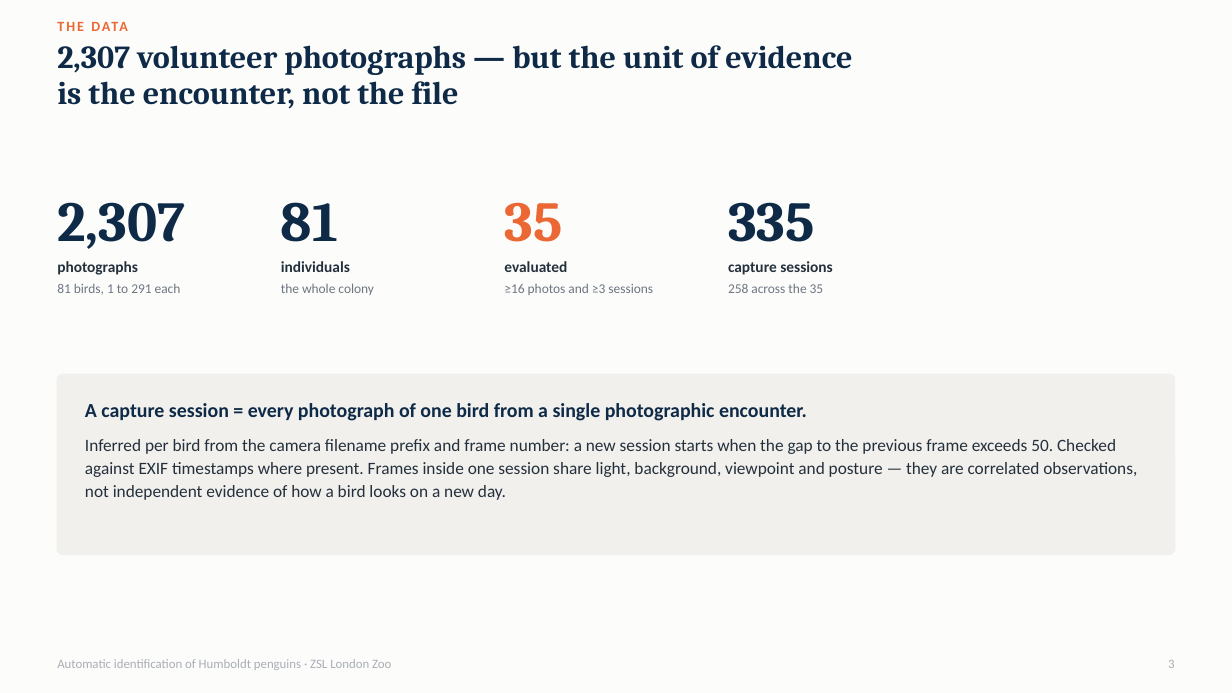
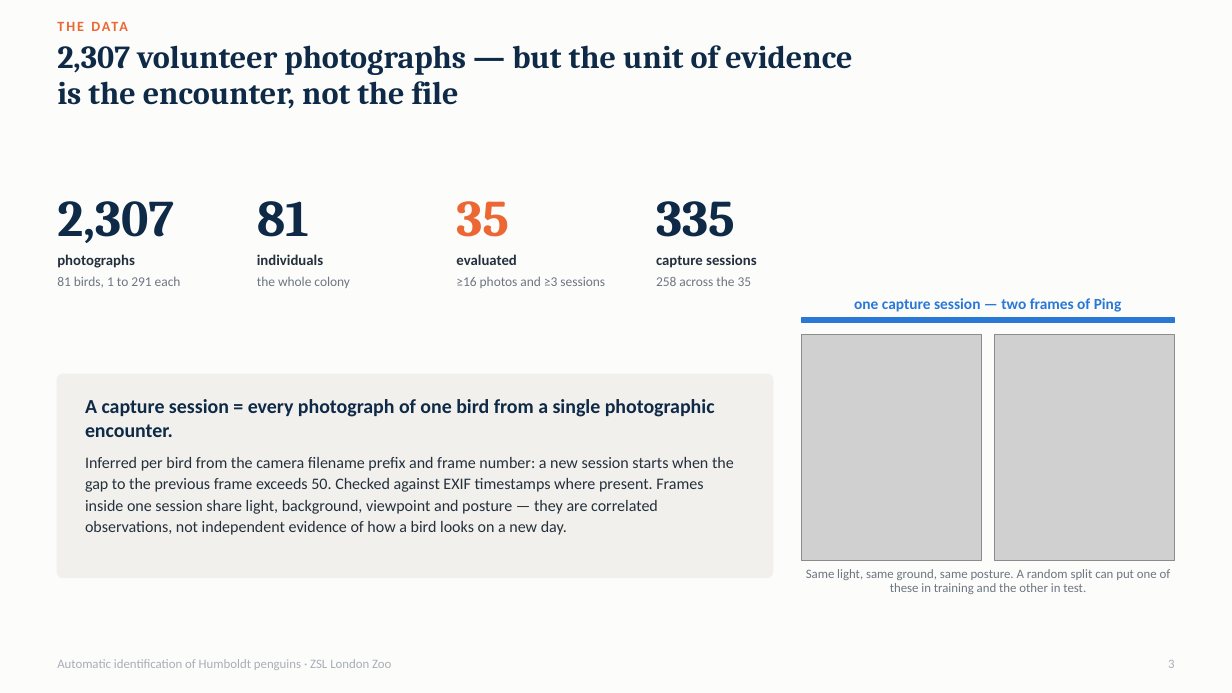
Before and after one commit to aoaoguo2003/pgs, a slide deck: slide 3 of presentation/final_presentation.pptx. Drawn at 1232x693 pixels with LibreOffice and Linux fonts; fonts in the diff are those of the drawing; grey boxes stand for pictures. Boxes give left, top, right and bottom in pixels: in the first picture for what was removed or moved away, otherwise in the second. Text is boxed around its words. In the diff, an @@ line names an element or a change of style, - is before the commit and + after.

```diff
--- a/presentation/final_presentation.pptx
+++ b/presentation/final_presentation.pptx
@@ text "81": place and size @@
-text "81" at [281,202,338,242]
+text "81" at [257,201,309,237]
@@ text "35": place and size @@
-text "35" at [504,202,562,242]
+text "35" at [456,201,509,237]
@@ size 44 to 40 pt in 4 elements at [57,201,174,243], [257,201,309,237], [456,201,509,237], [656,201,735,237] @@
@@ text "335": place and size @@
-text "335" at [728,202,815,242]
+text "335" at [656,201,735,237]
@@ text "photographs": place and size @@
-text "photographs" at [57,261,138,275]
+text "photographs" at [57,254,135,268]
@@ text "individuals": place and size @@
-text "individuals" at [281,261,350,272]
+text "individuals" at [257,254,323,265]
@@ text "evaluated": place and size @@
-text "evaluated" at [504,261,567,272]
+text "evaluated" at [456,254,516,265]
@@ size 12 to 11.5 pt in 4 elements at [57,254,135,268], [257,254,323,265], [456,254,516,265], [656,254,756,268] @@
@@ text "capture sessions": place and size @@
-text "capture sessions" at [728,261,833,275]
+text "capture sessions" at [656,254,756,268]
@@ text "81 birds, 1 to 291 ...": place and size @@
-text "81 birds, 1 to 291 ..." at [57,283,181,294]
+text "81 birds, 1 to 291 ..." at [57,276,181,287]
@@ text "the whole colony": place and size @@
-text "the whole colony" at [281,283,374,295]
+text "the whole colony" at [257,276,350,288]
@@ text "≥16 photos and ≥3 sessions": place and size @@
-text "≥16 photos and ≥3 sessions" at [504,283,653,295]
+text "≥16 photos and ≥3 sessions" at [456,276,605,288]
@@ text "258 across the 35": place and size @@
-text "258 across the 35" at [728,283,824,293]
+text "258 across the 35" at [656,276,752,286]
@@ text added at [854,298,1122,312], 12 pt, text #2A78D6, bold @@
+one capture session — two frames of Ping
@@ rectangle added at [801,318,1175,323], fill #2A78D6, outline #2A78D6 1 pt @@
@@ picture added at [801,335,982,561] @@
@@ picture added at [994,335,1175,561] @@
@@ rounded rectangle: place and size @@
-rounded rectangle at [57,374,1175,555]
+rounded rectangle at [57,374,773,578]
@@ rounded rectangle at [57,374,773,578]: proportions changed @@
@@ text "A capture session = every ..." rewrapped from [85,403,807,421] to [85,399,715,437] @@
@@ text "Inferred per bird from the ...": place and size @@
-text "Inferred per bird from the ..." at [85,439,1137,500]
+text "Inferred per bird from the ..." at [85,457,734,535]
@@ text "Inferred per bird from the ..." at [85,457,734,535]: size 13.5 to 12.5 pt @@
@@ text added at [806,569,1171,594], 10 pt, text #6E7681 @@
+Same light, same ground, same posture. A random split can put one of these in training and the other in test.
```
Also in this commit, not shown: 2 other slides changed, 1 slide added, 5 other files.
